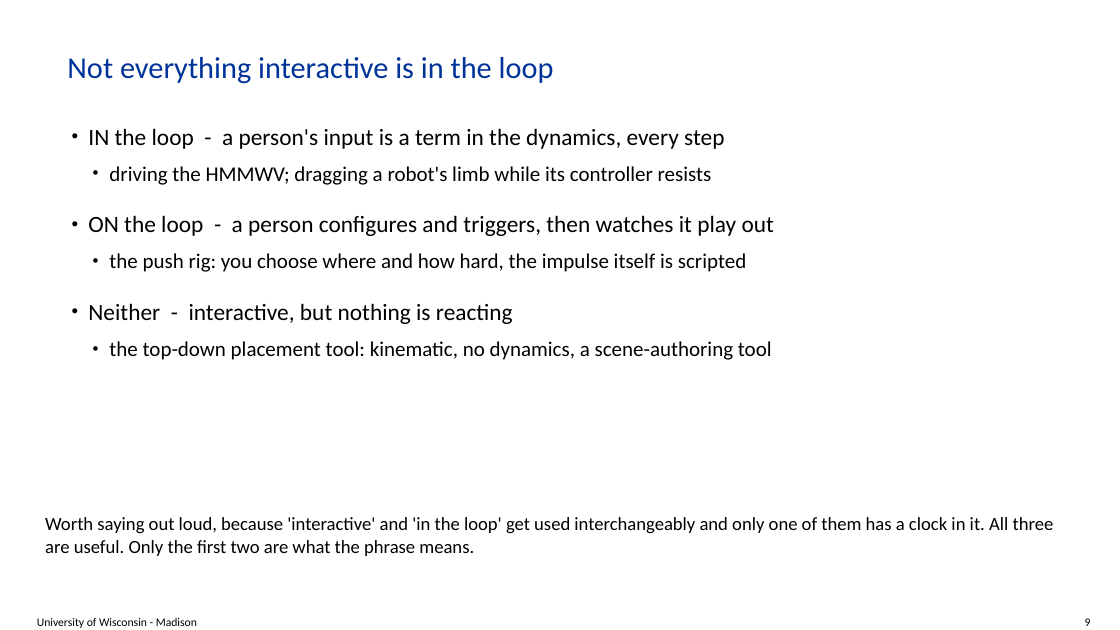
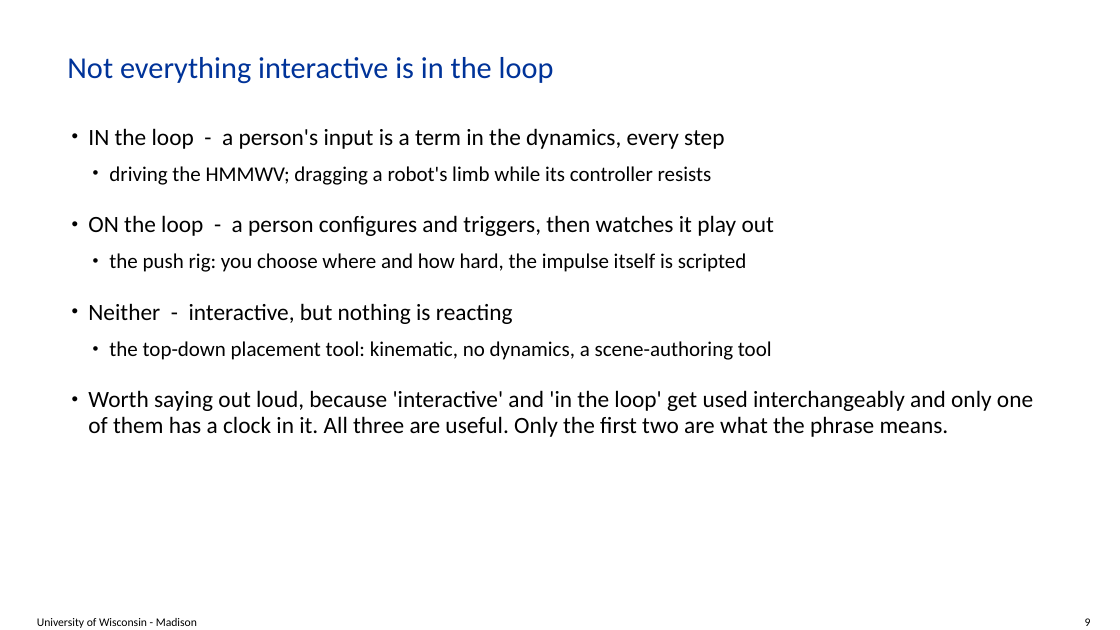
Before and after one commit to ksha23/chrono-hil-tutorial, a slide deck: slide 9 of tutorial_HIL_driver.pptx. Drawn at 1120x630 pixels with LibreOffice and Linux fonts; fonts in the diff are those of the drawing; background and template pictures are left out. Boxes give left, top, right and bottom in pixels: in the first picture for what was removed or moved away, otherwise in the second. Text is boxed around its words. In the diff, an @@ line names an element or a change of style, - is before the commit and + after.

```diff
--- a/tutorial_HIL_driver.pptx
+++ b/tutorial_HIL_driver.pptx
@@ text at (88, 390, 1033, 437): paragraph added @@
+• Worth saying out loud, because 'interactive' and 'in the loop' get used interchangeably and only one of them has a clock in it. All three are useful. Only the first two are what the phrase means.
@@ text removed at (45, 517, 1054, 556) @@
-Worth saying out loud, because 'interactive' and 'in the loop' get used interchangeably and only one of them has a clock in it. All three are useful. Only the first two are what the phrase means.
```
Also in this commit, not shown: 16 other slides changed, 2 other files.
